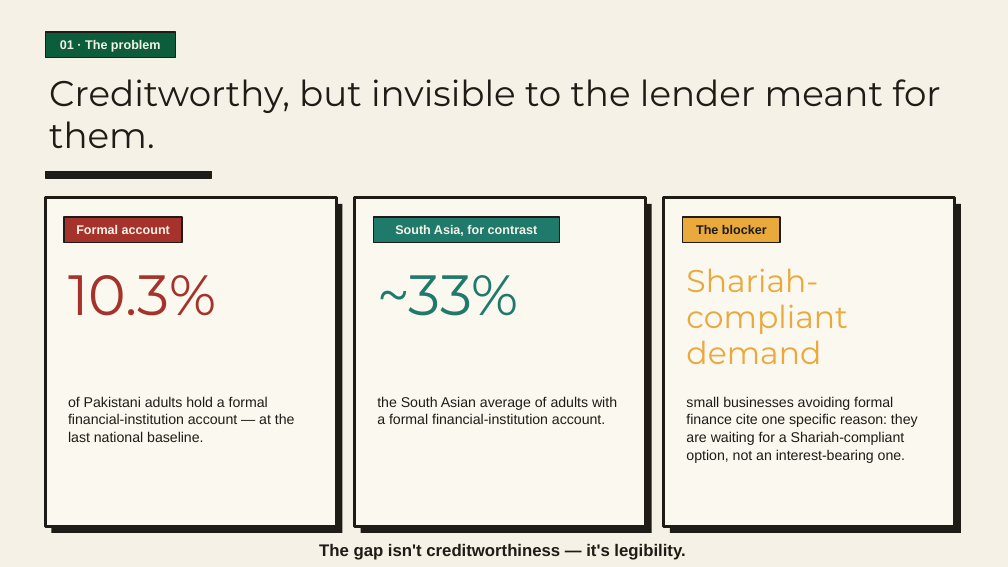
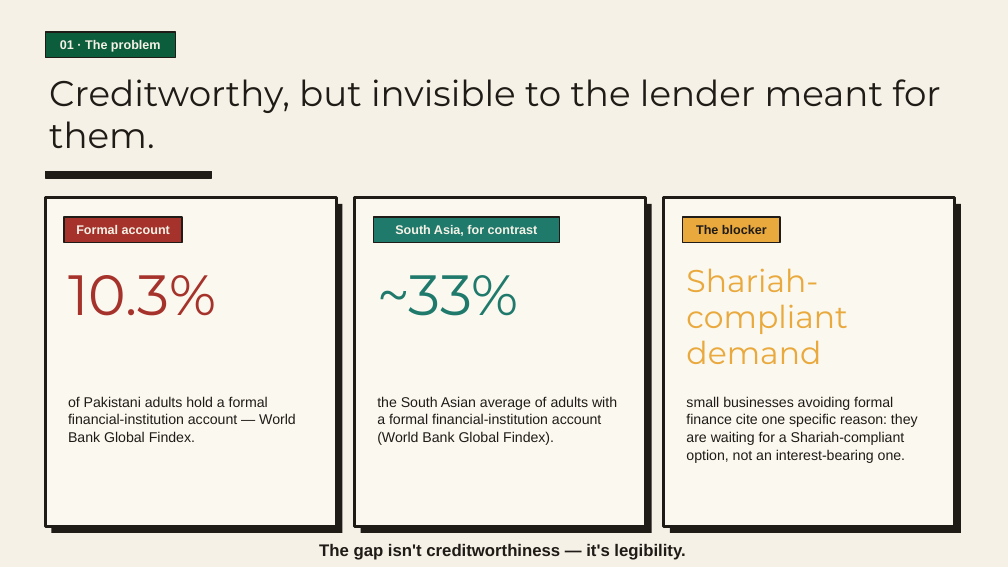
Before and after one commit to HussamHaroon/Bizro, a slide deck: slide 2 of presentation/Bizro_Pitch.pptx. Drawn at 1008x567 pixels with LibreOffice and Linux fonts; fonts in the diff are those of the drawing. Boxes give left, top, right and bottom in pixels: in the first picture for what was removed or moved away, otherwise in the second. Text is boxed around its words. In the diff, an @@ line names an element or a change of style, - is before the commit and + after.

Commit message:
feat(deck): pitch refreshed — real live-site screenshot, running-Qwen story on every slide, Findex-sourced stats

```diff
--- a/presentation/Bizro_Pitch.pptx
+++ b/presentation/Bizro_Pitch.pptx
@@ text at (x1=68, y1=396, x2=296, y2=442): text changed @@
-of Pakistani adults hold a formal financial-institution account — at the last national baseline.
+of Pakistani adults hold a formal financial-institution account — World Bank Global Findex.
@@ text at (x1=377, y1=396, x2=617, y2=445): text changed @@
-the South Asian average of adults with a formal financial-institution account.
+the South Asian average of adults with a formal financial-institution account (World Bank Global Findex).
```
Also in this commit, not shown: 6 other slides changed, 2 other files.
